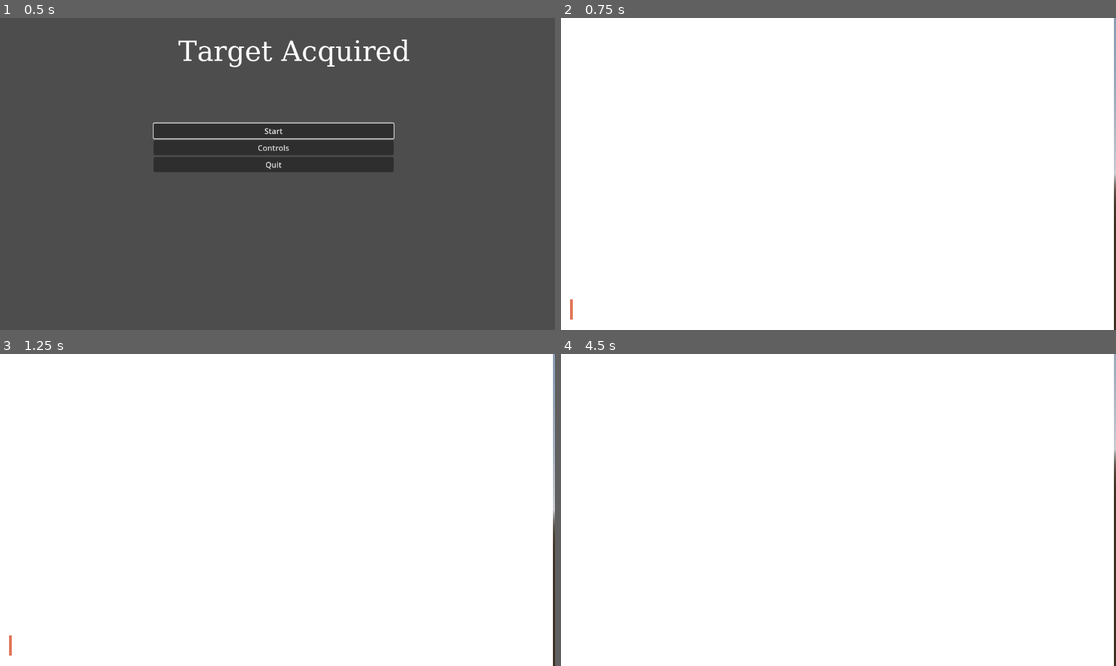
Above: before the commit, frames 1-4 (two rows, left to right).
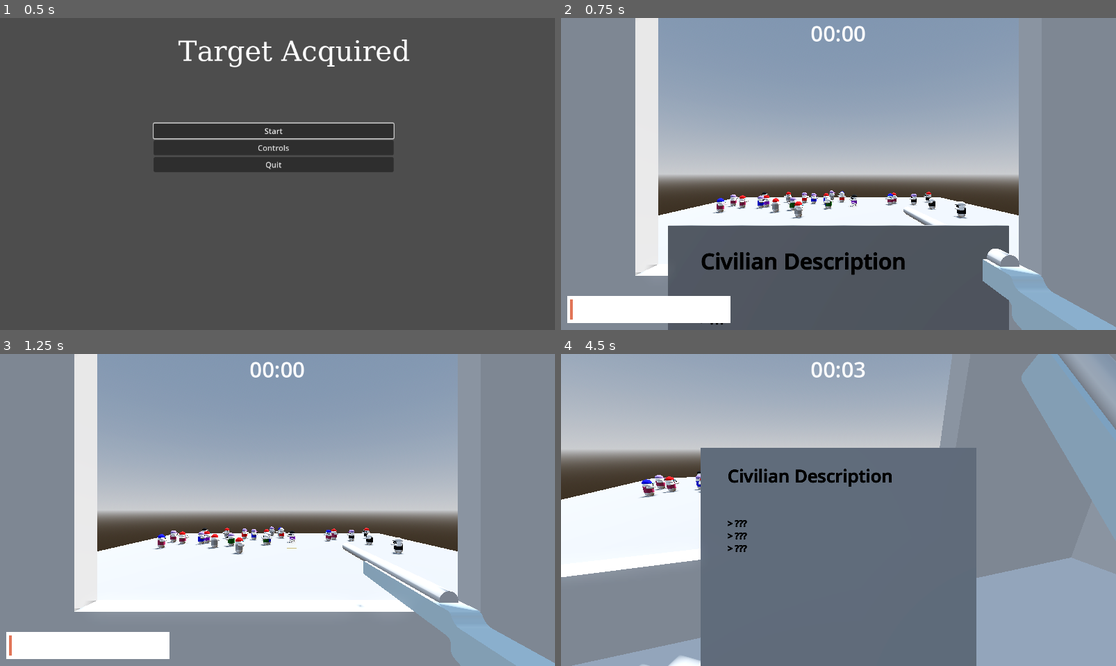
Above: after the commit, the same moments.

Repository: DataRange/game-jam-prep
Game: Godot game, scene res://Scenes/main_menu.tscn
Same seed, same stepped clock (60 frames per second), same inputs: the game is played once before the commit and once after it.
Inputs (mouse positions are in pixels of both pictures, inside the frame that each line leads up to):
- Up to frame 1 (0.5 s): no input
- Up to frame 2 (0.75 s): click "Start" at 0.5 s
- Up to frame 3 (1.25 s): no input
- Up to frame 4 (4.5 s): move the mouse to (866, 510) at 1.27 s; press the mouse at (866, 510) at 1.28 s; tap Tab (open_guide) at 1.55, 2.1, 3.8 s; move the mouse to (810, 510) at 2.02 s; release the mouse at (810, 510) at 2.03 s; right-click (810, 510) at 2.3 s; move the mouse to (849, 503) at 2.77 s; hold Right mouse button (right_click) 2.78-3.53 s; click (849, 503) at 3.05 s; move the mouse to (832, 516) at 3.52 s; click (832, 516) at 3.6 s; move the mouse to (877, 513) at 4.27 s; hold Tab (open_guide) from 4.28 s (still down)

Frame 1 is identical in both runs. In frame 2, 89% of the frame differs, in the area x 0-100%, y 0-100%; in frame 3, 80%; in frame 4, 93%.

Commit message:
death screen

Diff:
--- a/Scenes/end_screen.tscn
+++ b/Scenes/end_screen.tscn
@@ -2,7 +2,8 @@
 
 [ext_resource type="Script" uid="uid://bk52h7f2kiepr" path="res://Scripts/end_screen.gd" id="1_f2mtv"]
 
-[sub_resource type="CanvasTexture" id="CanvasTexture_f2mtv"]
+[sub_resource type="StyleBoxFlat" id="StyleBoxFlat_f2mtv"]
+bg_color = Color(0.165656, 0.165656, 0.165656, 1)
 
 [node name="End Screen" type="Control"]
 layout_mode = 3
@@ -13,8 +14,8 @@
 grow_vertical = 2
 script = ExtResource("1_f2mtv")
 
-[node name="TextureRect" type="TextureRect" parent="."]
+[node name="Panel" type="Panel" parent="."]
 layout_mode = 0
-offset_right = 1147.0
-offset_bottom = 649.0
-texture = SubResource("CanvasTexture_f2mtv")
+offset_right = 1149.0
+offset_bottom = 650.0
+theme_override_styles/panel = SubResource("StyleBoxFlat_f2mtv")
--- a/Scenes/world.tscn
+++ b/Scenes/world.tscn
@@ -24,7 +24,6 @@
 [sub_resource type="BoxShape3D" id="BoxShape3D_go701"]
 
 [node name="World" type="Node3D"]
-visible = false
 script = ExtResource("1_5a7ea")
 numCharacter = 25
 
@@ -36,21 +35,17 @@
 
 [node name="DirectionalLight3D" type="DirectionalLight3D" parent="."]
 transform = Transform3D(-0.866024, -0.433016, 0.250001, 0, 0.499998, 0.866026, -0.500003, 0.749999, -0.43301, -14.1876, 7.09202, 10.025)
-visible = false
 shadow_enabled = true
 
 [node name="Player" parent="." instance=ExtResource("1_a02cp")]
 transform = Transform3D(1, 0, 0, 0, 1, 0, 0, 0, 1, 0, 12, 50)
-visible = false
 
 [node name="Floor" type="CSGBox3D" parent="."]
-visible = false
 size = Vector3(100, 1, 100)
 material = SubResource("StandardMaterial3D_go701")
 
 [node name="Assasin Safehouse" type="StaticBody3D" parent="."]
 transform = Transform3D(1, 0, 0, 0, 1, 0, 0, 0, 1, 0, 12, 50)
-visible = false
 
 [node name="StaticBody3D" type="CollisionShape3D" parent="Assasin Safehouse"]
 shape = SubResource("BoxShape3D_go701")
@@ -58,4 +53,8 @@
 [node name="Root" parent="Assasin Safehouse" instance=ExtResource("3_5a7ea")]
 transform = Transform3D(-4.37114e-08, 0, -1, 0, 1, 0, 1, 0, -4.37114e-08, 0, -1, 2.5)
 
+[connection signal="civilianKilled" from="." to="End Screen" method="_on_world_civilian_killed"]
+[connection signal="civilianKilled" from="." to="Player" method="_on_game_end"]
+[connection signal="targetAcquried" from="." to="End Screen" method="_on_world_target_acquried"]
+[connection signal="targetAcquried" from="." to="Player" method="_on_game_end"]
 [connection signal="target_shot" from="." to="Player" method="_on_world_target_shot"]
--- a/Scripts/end_screen.gd
+++ b/Scripts/end_screen.gd
@@ -2,9 +2,19 @@
 
 # Called when the node enters the scene tree for the first time.
 func _ready() -> void:
+	hide()
 	pass # Replace with function body.
 
 
 # Called every frame. 'delta' is the elapsed time since the previous frame.
 func _process(delta: float) -> void:
 	pass
+
+
+func _on_world_civilian_killed() -> void:
+	show()
+	pass # Replace with function body.
+
+
+func _on_world_target_acquried() -> void:
+	pass # Replace with function body.
--- a/Scripts/player.gd
+++ b/Scripts/player.gd
@@ -18,6 +18,7 @@
 var SENSITIVITY = 0.003
 var Zoomed: bool = false
 var checkingGuide: bool = false
+var game_end: bool = false
 
 var gunStowPosition = Vector3(0.422, -0.416, -0.253)
 var gunAimPosition = Vector3(-0.039, -0.286, 0.0)
@@ -86,21 +87,22 @@
 
 func _input(event):
 	if event.is_action("exit"):
-		get_tree().quit()
+		get_tree().change_scene_to_file("res://Scenes/main_menu.tscn")
+	if !game_end:
 
-	if not checkingGuide:
-		if event.is_action_pressed("right_click"):
-			Zoomed = true
-		elif event.is_action_released("right_click"):
-			Zoomed = false
+		if not checkingGuide:
+			if event.is_action_pressed("right_click"):
+				Zoomed = true
+			elif event.is_action_released("right_click"):
+				Zoomed = false
 
-		if event.is_action_released("left_click"):
-			Fire()
+			if event.is_action_released("left_click"):
+				Fire()
 
-	if event.is_action_pressed("open_guide"):
-		checkingGuide = true
-	elif event.is_action_released("open_guide"):
-		checkingGuide = false
+		if event.is_action_pressed("open_guide"):
+			checkingGuide = true
+		elif event.is_action_released("open_guide"):
+			checkingGuide = false
 
 func _unhandled_input(event):
 	if event is InputEventMouseMotion:
@@ -126,6 +128,9 @@
 	shotProgress.visible = not checkingGuide
 
 	crosshair.visible = Zoomed
+	if game_end:
+		shotProgress.hide()
+
 
 func _physics_process(_delta):
 
@@ -148,3 +153,8 @@
 	createReport()
 	print("info level = ",info_level)
 	print("targets shot = ",targets_shot)
+
+
+func _on_game_end() -> void:
+	game_end = true
+	shotProgress.hide() # Replace with function body.
